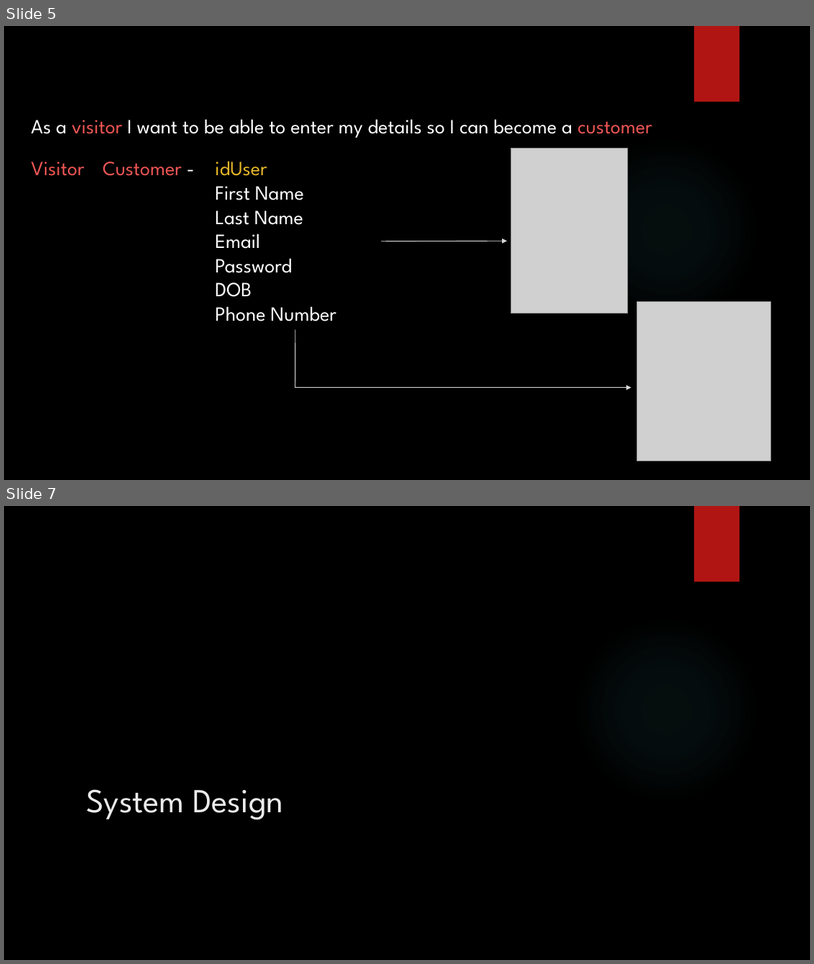
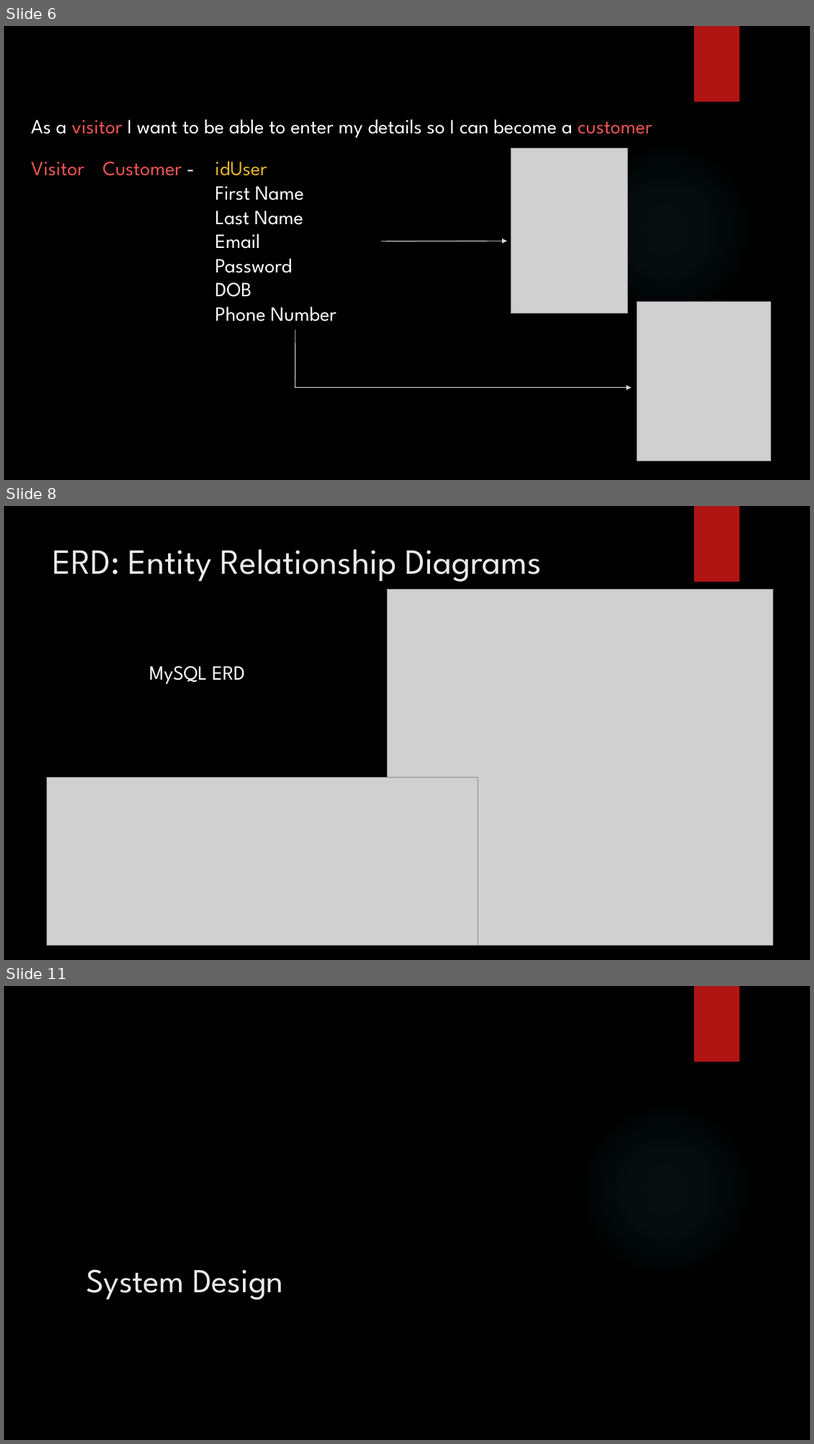
Before and after one commit to DaveWoodie/SpringWater, a slide deck: Project Springwater.pptx. Shown one above the other, each under a label of ours: slides 5 and 7 before the commit, slides 6, 8 and 11 after it; the slides between them are not shown. The pictures are 814x964 and 814x1444 pixels, drawn with LibreOffice and Linux fonts; fonts in the diff are those of the drawing; grey boxes stand for pictures; background and template pictures are left out. Boxes give left, top, right and bottom in pixels: in the first picture for what was removed or moved away, otherwise in the second. Text is boxed around its words. In the diff, an @@ line names an element or a change of style, - is before the commit and + after.

```diff
--- a/Project Springwater.pptx
+++ b/Project Springwater.pptx
@@ slide 8 added at box(4, 506, 810, 960), background picture (left out); not listed: 1 template element that a slide beside it also shows @@
@@ title added at box(53, 549, 541, 582), 42 pt, text #EBEBEB @@
+ERD: Entity Relationship Diagrams
@@ picture added at box(388, 590, 774, 945) @@
@@ text added at box(149, 666, 245, 684), 24 pt, text #FFFFFF @@
+MySQL ERD
@@ picture added at box(47, 777, 478, 944) @@
@@ what was slide 5 is now slide 6 @@
@@ what was slide 7 is now slide 11 @@
```
Also in this commit, not shown: 3 slides changed, 7 other slides added, 1 other file.
